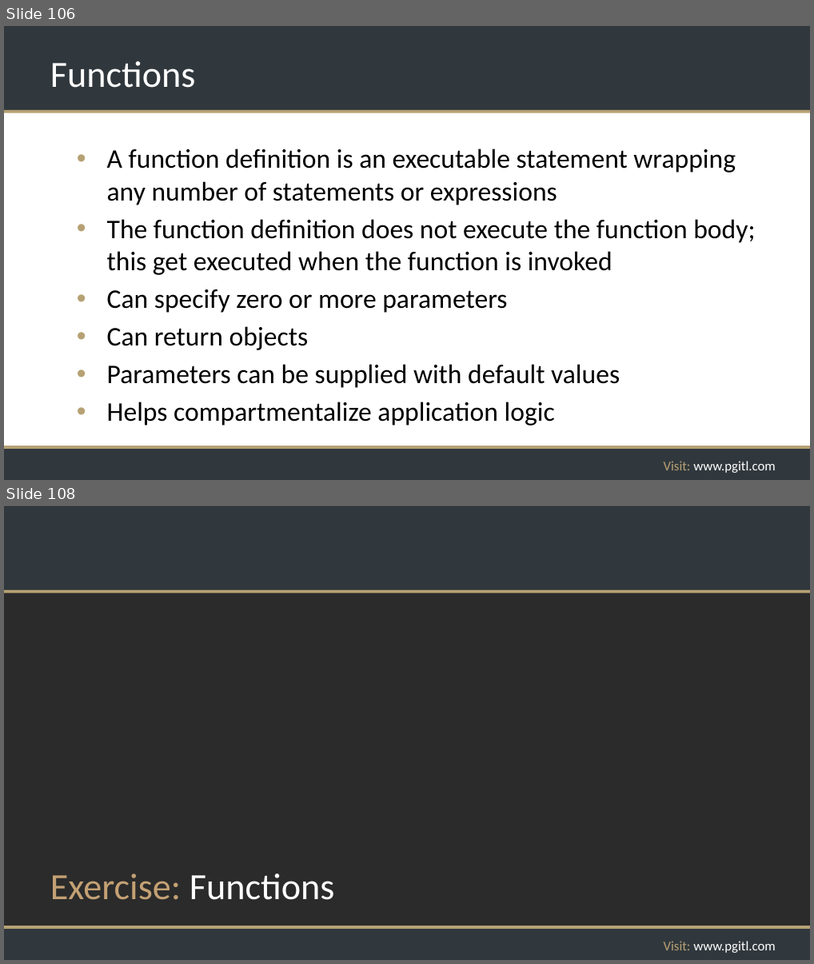
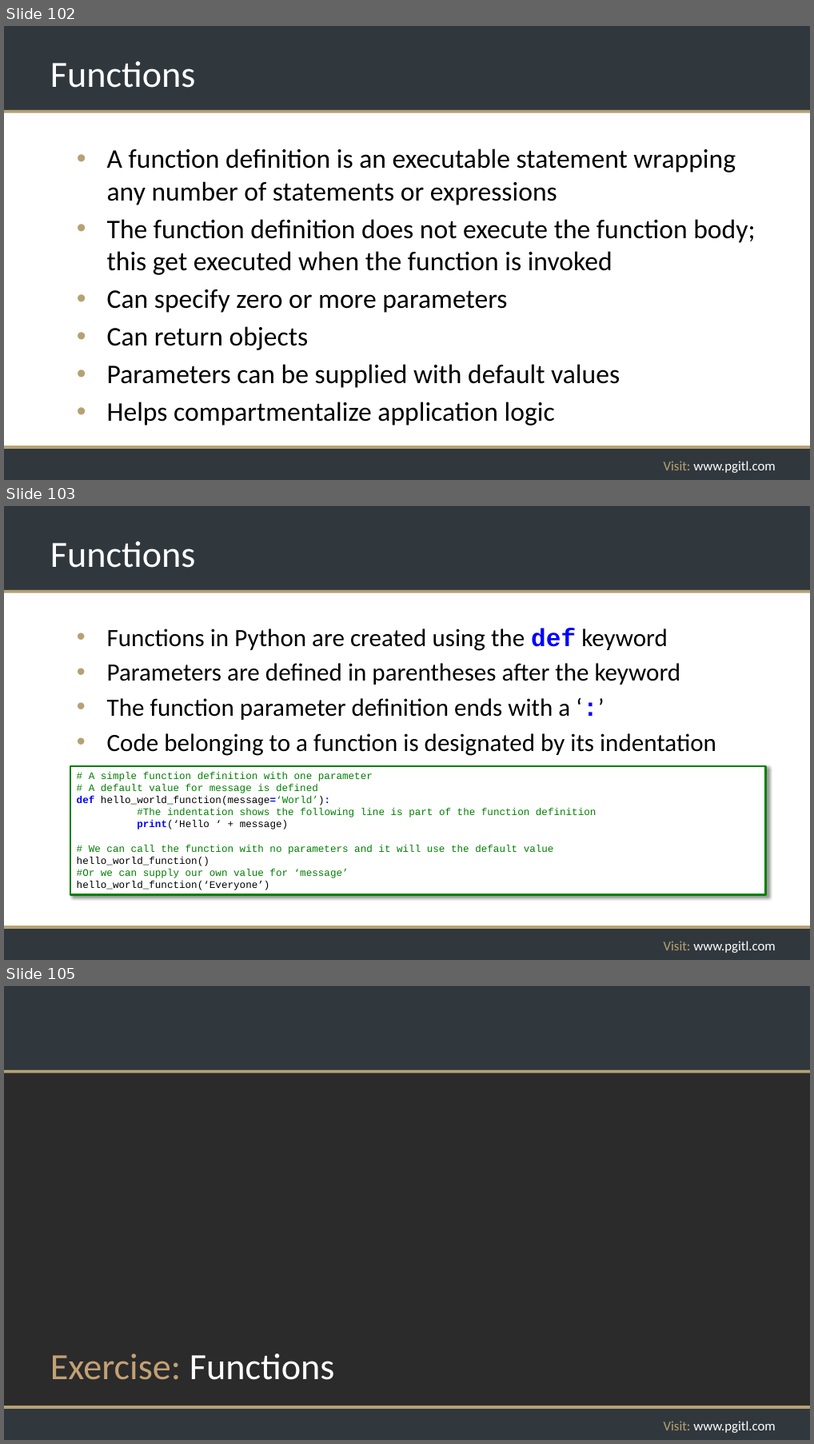
Before and after one commit to rikkouri/project-a, a slide deck: Programming Foundations.pptx. Shown one above the other, each under a label of ours: slides 106 and 108 before the commit, slides 102, 103 and 105 after it; the slides between them are not shown. The pictures are 814x964 and 814x1444 pixels, drawn with LibreOffice and Linux fonts; fonts in the diff are those of the drawing; background and template pictures are left out; a plain dark background stands for a picture behind light text. Boxes give left, top, right and bottom in pixels: in the first picture for what was removed or moved away, otherwise in the second. Text is boxed around its words. In the diff, an @@ line names an element or a change of style, - is before the commit and + after.

```diff
--- a/Programming Foundations.pptx
+++ b/Programming Foundations.pptx
@@ slide 103 added at (4,506,810,960), background #FFFFFF; not listed: 5 template elements that a slide beside it also shows @@
@@ title added at (50,541,196,568), 44 pt, text #FFFFFF @@
+Functions
@@ text added at (107,628,717,756), 29.6 pt, text #000000 @@
+• Functions in Python are created using the def keyword
+• Parameters are defined in parentheses after the keyword
+• The function parameter definition ends with a ‘:’
+• Code belonging to a function is designated by its indentation
@@ rectangle added at (70,766,766,894), fill #FFFFFF, outline #008000 2.25 pt, 12 pt, text #008000 @@
+# A simple function definition with one parameter
+# A default value for message is defined
+def hello_world_function(message=‘World’):
+#The indentation shows the following line is part of the function definition
+print(‘Hello ‘ + message)
+# We can call the function with no parameters and it will use the default value
+hello_world_function()
+#Or we can supply our own value for ‘message’
+hello_world_function(‘Everyone’)
@@ what was slide 106 is now slide 102 @@
@@ what was slide 108 is now slide 105 @@
```
Also in this commit, not shown: 4 slides changed, 3 other slides added, 4 other files.
